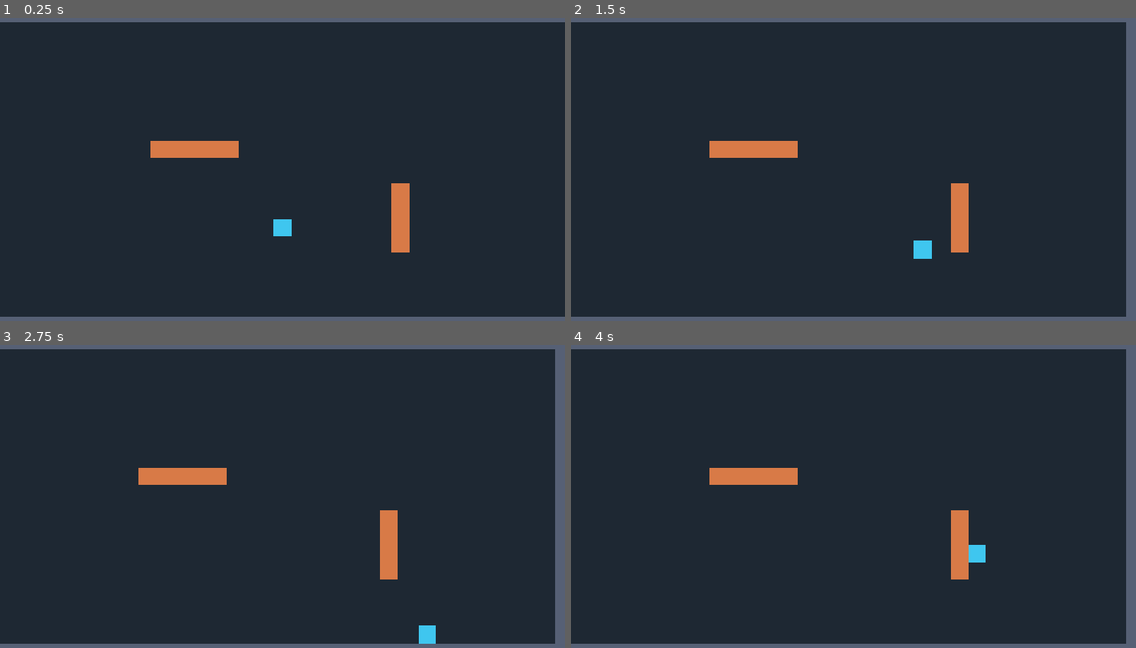
Above: before the commit, frames 1-4 (two rows, left to right).
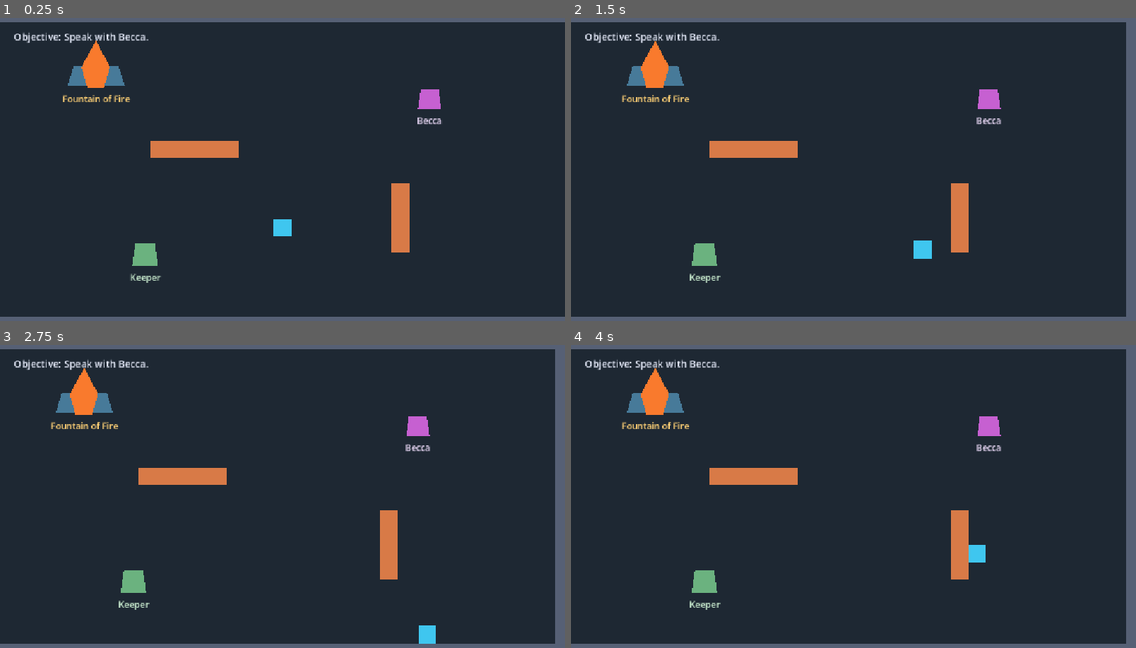
Above: after the commit, the same moments.

Repository: campbell-lowe/sigils
Game: Godot game, scene res://scenes/world/test_room.tscn
Two runs of this game, one before a commit and one after it. Both use one fixed random seed, a clock stepped at 60 frames per second and the inputs below.
Inputs:
- Up to frame 1 (0.25 s): no input
- Up to frame 2 (1.5 s): tap Enter (ui_accept) at 0.5, 0.77, 0.8, 1.07, 1.35 s; hold Right (ui_right) 0.53-1.28 s; hold E 0.53-1.28 s; hold Down (ui_down) from 1.28 s (still down)
- Up to frame 3 (2.75 s): tap Enter (ui_accept) at 1.52, 1.82, 2.3 s; tap E at 1.55 s; release Down (ui_down) at 2.03 s; hold Right (ui_right) from 2.03 s (still down); hold E from 2.03 s (still down)
- Up to frame 4 (4 s): release Right (ui_right) at 2.78 s; release E at 2.78 s; hold Up (ui_up) 2.78-3.53 s; tap E at 2.85 s; tap Enter (ui_accept) at 3.02, 3.32, 3.6, 3.77 s; hold Left (ui_left) from 3.53 s (still down)

The runs differ from the first frame. In frame 1, 2.0% of the frame differs, in the area x 2-79%, y 4-88%; in frame 2, 2.0%; in frame 3, 2.0%; in frame 4, 2.0%.

Commit message:
mini first room working

Diff:
--- a/project.godot
+++ b/project.godot
@@ -11,14 +11,12 @@
 [application]
 
 config/name="Sigil"
+run/main_scene="res://scenes/world/test_room.tscn"
 config/features=PackedStringArray("4.7", "Forward Plus")
 config/icon="res://icon.svg"
-run/main_scene="res://scenes/world/test_room.tscn"
 
 [display]
 
-window/size/viewport_width=1152
-window/size/viewport_height=648
 window/stretch/mode="canvas_items"
 window/stretch/aspect="expand"
 
--- a/scenes/world/test_room.tscn
+++ b/scenes/world/test_room.tscn
@@ -1,6 +1,7 @@
-[gd_scene load_steps=10 format=3]
+[gd_scene load_steps=12 format=3]
 
 [ext_resource type="Script" path="res://scripts/player/player.gd" id="1_player"]
+[ext_resource type="Script" path="res://scripts/world/test_room.gd" id="2_room"]
 
 [sub_resource type="RectangleShape2D" id="RectangleShape2D_player"]
 size = Vector2(36, 36)
@@ -17,7 +18,11 @@
 [sub_resource type="RectangleShape2D" id="RectangleShape2D_obstacle_tall"]
 size = Vector2(36, 140)
 
+[sub_resource type="CircleShape2D" id="CircleShape2D_interaction"]
+radius = 100.0
+
 [node name="TestRoom" type="Node2D"]
+script = ExtResource("2_room")
 
 [node name="Floor" type="Polygon2D" parent="."]
 polygon = PackedVector2Array(-580, -300, 580, -300, 580, 300, -580, 300)
@@ -101,3 +106,141 @@
 
 [node name="CollisionShape2D" type="CollisionShape2D" parent="SideObstacle"]
 shape = SubResource("RectangleShape2D_obstacle_tall")
+
+[node name="Becca" type="Node2D" parent="."]
+position = Vector2(300, -140)
+
+[node name="Sprite" type="Polygon2D" parent="Becca"]
+polygon = PackedVector2Array(-18, -24, 18, -24, 24, 18, -24, 18)
+color = Color(0.78, 0.38, 0.82, 1)
+
+[node name="Name" type="Label" parent="Becca"]
+offset_left = -30.0
+offset_top = 28.0
+offset_right = 30.0
+offset_bottom = 54.0
+theme_override_colors/font_color = Color(0.95, 0.88, 1, 1)
+theme_override_font_sizes/font_size = 18
+text = "Becca"
+horizontal_alignment = 1
+
+[node name="InteractionArea" type="Area2D" parent="Becca"]
+collision_layer = 0
+collision_mask = 1
+
+[node name="CollisionShape2D" type="CollisionShape2D" parent="Becca/InteractionArea"]
+shape = SubResource("CircleShape2D_interaction")
+
+[node name="Keeper" type="Node2D" parent="."]
+position = Vector2(-280, 180)
+
+[node name="Sprite" type="Polygon2D" parent="Keeper"]
+polygon = PackedVector2Array(-20, -28, 20, -28, 26, 18, -26, 18)
+color = Color(0.42, 0.7, 0.5, 1)
+
+[node name="Name" type="Label" parent="Keeper"]
+offset_left = -45.0
+offset_top = 28.0
+offset_right = 45.0
+offset_bottom = 54.0
+theme_override_colors/font_color = Color(0.82, 0.96, 0.84, 1)
+theme_override_font_sizes/font_size = 18
+text = "Keeper"
+horizontal_alignment = 1
+
+[node name="InteractionArea" type="Area2D" parent="Keeper"]
+collision_layer = 0
+collision_mask = 1
+
+[node name="CollisionShape2D" type="CollisionShape2D" parent="Keeper/InteractionArea"]
+shape = SubResource("CircleShape2D_interaction")
+
+[node name="Fountain" type="Node2D" parent="."]
+position = Vector2(-380, -190)
+
+[node name="Basin" type="Polygon2D" parent="Fountain"]
+polygon = PackedVector2Array(-46, -20, 46, -20, 58, 20, -58, 20)
+color = Color(0.28, 0.48, 0.6, 1)
+
+[node name="Fire" type="Polygon2D" parent="Fountain"]
+polygon = PackedVector2Array(0, -72, 28, -18, 16, 24, -18, 24, -30, -18)
+color = Color(0.98, 0.48, 0.18, 1)
+
+[node name="Name" type="Label" parent="Fountain"]
+offset_left = -90.0
+offset_top = 34.0
+offset_right = 90.0
+offset_bottom = 60.0
+theme_override_colors/font_color = Color(1, 0.82, 0.46, 1)
+theme_override_font_sizes/font_size = 18
+text = "Fountain of Fire"
+horizontal_alignment = 1
+
+[node name="SigilEffect" type="Polygon2D" parent="Fountain"]
+polygon = PackedVector2Array(0, -58, 14, -24, 50, -18, 22, 8, 30, 46, 0, 26, -30, 46, -22, 8, -50, -18, -14, -24)
+color = Color(0.96, 0.78, 0.2, 0.9)
+z_index = 2
+
+[node name="InteractionArea" type="Area2D" parent="Fountain"]
+collision_layer = 0
+collision_mask = 1
+
+[node name="CollisionShape2D" type="CollisionShape2D" parent="Fountain/InteractionArea"]
+shape = SubResource("CircleShape2D_interaction")
+
+[node name="Interface" type="CanvasLayer" parent="."]
+
+[node name="Objective" type="Label" parent="Interface"]
+offset_left = 28.0
+offset_top = 24.0
+offset_right = 600.0
+offset_bottom = 58.0
+theme_override_colors/font_color = Color(0.9, 0.92, 0.98, 1)
+theme_override_font_sizes/font_size = 20
+text = "Objective: Speak with Becca."
+
+[node name="InteractionPrompt" type="Label" parent="Interface"]
+offset_left = 326.0
+offset_top = 40.0
+offset_right = 826.0
+offset_bottom = 78.0
+theme_override_colors/font_color = Color(0.95, 0.88, 1, 1)
+theme_override_font_sizes/font_size = 22
+text = "Press E to talk to Becca"
+horizontal_alignment = 1
+
+[node name="DialogueBox" type="ColorRect" parent="Interface"]
+offset_left = 70.0
+offset_top = 470.0
+offset_right = 1082.0
+offset_bottom = 610.0
+color = Color(0.04, 0.05, 0.08, 0.94)
+
+[node name="Speaker" type="Label" parent="Interface/DialogueBox"]
+offset_left = 24.0
+offset_top = 16.0
+offset_right = 300.0
+offset_bottom = 50.0
+theme_override_colors/font_color = Color(0.78, 0.38, 0.82, 1)
+theme_override_font_sizes/font_size = 24
+text = "Becca"
+
+[node name="Dialogue" type="Label" parent="Interface/DialogueBox"]
+offset_left = 24.0
+offset_top = 55.0
+offset_right = 950.0
+offset_bottom = 100.0
+theme_override_colors/font_color = Color(0.95, 0.95, 1, 1)
+theme_override_font_sizes/font_size = 22
+text = "Stay close to me, Andrea. The palace can be overwhelming."
+autowrap_mode = 2
+
+[node name="Hint" type="Label" parent="Interface/DialogueBox"]
+offset_left = 820.0
+offset_top = 105.0
+offset_right = 980.0
+offset_bottom = 130.0
+theme_override_colors/font_color = Color(0.62, 0.66, 0.75, 1)
+theme_override_font_sizes/font_size = 16
+text = "Press E to close"
+horizontal_alignment = 2
--- a/scripts/player/player.gd
+++ b/scripts/player/player.gd
@@ -1,8 +1,13 @@
 extends CharacterBody2D
 
 @export var speed := 220.0
+var movement_enabled := true
 
 func _physics_process(_delta: float) -> void:
+	if not movement_enabled:
+		velocity = Vector2.ZERO
+		return
+
 	var direction := Input.get_vector("ui_left", "ui_right", "ui_up", "ui_down")
 	velocity = direction * speed
 	move_and_slide()
--- /dev/null
+++ b/scripts/world/test_room.gd
@@ -0,0 +1,117 @@
+extends Node2D
+
+@onready var player: CharacterBody2D = $Player
+@onready var interaction_area: Area2D = $Becca/InteractionArea
+@onready var keeper_interaction_area: Area2D = $Keeper/InteractionArea
+@onready var fountain_interaction_area: Area2D = $Fountain/InteractionArea
+@onready var interaction_prompt: Label = $Interface/InteractionPrompt
+@onready var objective_label: Label = $Interface/Objective
+@onready var dialogue_box: ColorRect = $Interface/DialogueBox
+@onready var speaker_label: Label = $Interface/DialogueBox/Speaker
+@onready var dialogue_label: Label = $Interface/DialogueBox/Dialogue
+@onready var dialogue_hint: Label = $Interface/DialogueBox/Hint
+@onready var sigil_effect: Polygon2D = $Fountain/SigilEffect
+
+var dialogue_open := false
+var dialogue_line_index := 0
+var e_was_pressed := false
+var dialogue_lines: Array[String] = []
+var active_interaction := ""
+var becca_spoken := false
+var keeper_spoken := false
+var rite_complete := false
+
+func _ready() -> void:
+	dialogue_box.visible = false
+	interaction_prompt.visible = false
+	sigil_effect.visible = false
+	_update_objective()
+
+func _process(_delta: float) -> void:
+	var e_pressed := Input.is_key_pressed(KEY_E)
+	var interaction_pressed := (e_pressed and not e_was_pressed) or Input.is_action_just_pressed("ui_accept")
+	e_was_pressed = e_pressed
+
+	if dialogue_open:
+		player.movement_enabled = false
+		interaction_prompt.visible = false
+		if interaction_pressed:
+			_advance_dialogue()
+		return
+
+	player.movement_enabled = true
+	active_interaction = _get_nearby_interaction()
+	interaction_prompt.visible = active_interaction != "" and not rite_complete
+	if interaction_prompt.visible:
+		interaction_prompt.text = _prompt_for(active_interaction)
+	if interaction_prompt.visible and interaction_pressed:
+		_start_interaction(active_interaction)
+
+func _get_nearby_interaction() -> String:
+	if fountain_interaction_area.has_overlapping_bodies():
+		return "fountain"
+	if keeper_interaction_area.has_overlapping_bodies():
+		return "keeper"
+	if interaction_area.has_overlapping_bodies():
+		return "becca"
+	return ""
+
+func _prompt_for(interaction: String) -> String:
+	match interaction:
+		"becca":
+			return "Press E to talk to Becca"
+		"keeper":
+			return "Press E to speak with the Keeper"
+		"fountain":
+			if becca_spoken and keeper_spoken:
+				return "Press E to begin the Sigil Rite"
+			return "The Fountain of Fire awaits"
+	return ""
+
+func _start_interaction(interaction: String) -> void:
+	match interaction:
+		"becca":
+			becca_spoken = true
+			_update_objective()
+			_show_dialogue("Becca", ["Stay close to me, Andrea. The palace can be overwhelming."])
+		"keeper":
+			keeper_spoken = true
+			_update_objective()
+			_show_dialogue("Keeper", ["The Fountain of Fire will reveal the sigil meant for you."])
+		"fountain":
+			if becca_spoken and keeper_spoken:
+				_begin_rite()
+
+func _show_dialogue(speaker: String, lines: Array[String]) -> void:
+	dialogue_open = true
+	dialogue_line_index = 0
+	dialogue_lines = lines
+	speaker_label.text = speaker
+	dialogue_label.text = dialogue_lines[dialogue_line_index]
+	dialogue_hint.text = "Press E to close"
+	dialogue_box.visible = true
+
+func _begin_rite() -> void:
+	rite_complete = true
+	_update_objective()
+	sigil_effect.visible = true
+	sigil_effect.scale = Vector2(0.2, 0.2)
+	var reveal_tween := create_tween()
+	reveal_tween.set_parallel(true)
+	reveal_tween.tween_property(sigil_effect, "scale", Vector2.ONE, 0.8).set_trans(Tween.TRANS_BACK).set_ease(Tween.EASE_OUT)
+	reveal_tween.tween_property(sigil_effect, "rotation", TAU, 1.4)
+	_show_dialogue("Andrea", ["The fire answers. My Valestra Sigil has manifested."])
+
+func _update_objective() -> void:
+	if rite_complete:
+		objective_label.text = "Objective complete: The Valestra Sigil has manifested."
+	elif becca_spoken and keeper_spoken:
+		objective_label.text = "Objective: Reach the Fountain of Fire."
+	elif becca_spoken:
+		objective_label.text = "Objective: Speak with the Keeper."
+	else:
+		objective_label.text = "Objective: Speak with Becca."
+
+func _advance_dialogue() -> void:
+	dialogue_open = false
+	dialogue_box.visible = false
Not shown, added: scripts/player/player.gd.uid
Not shown, added: scripts/world/test_room.gd.uid
